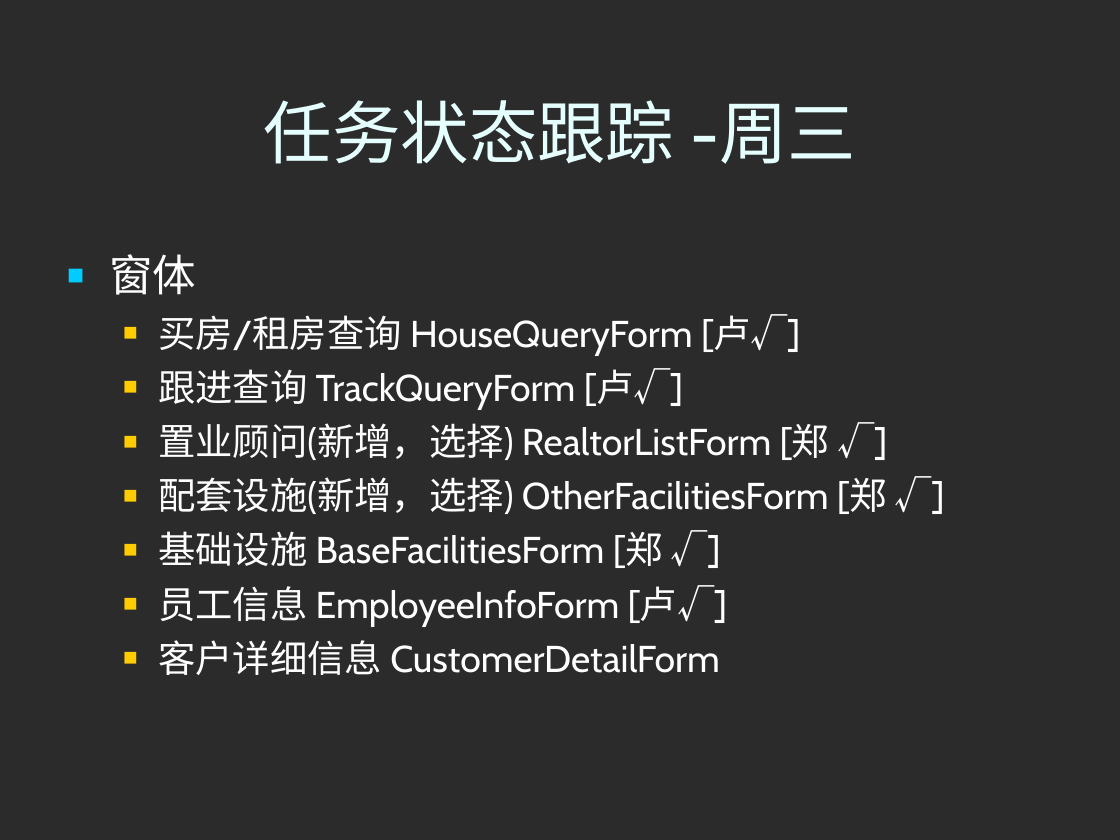
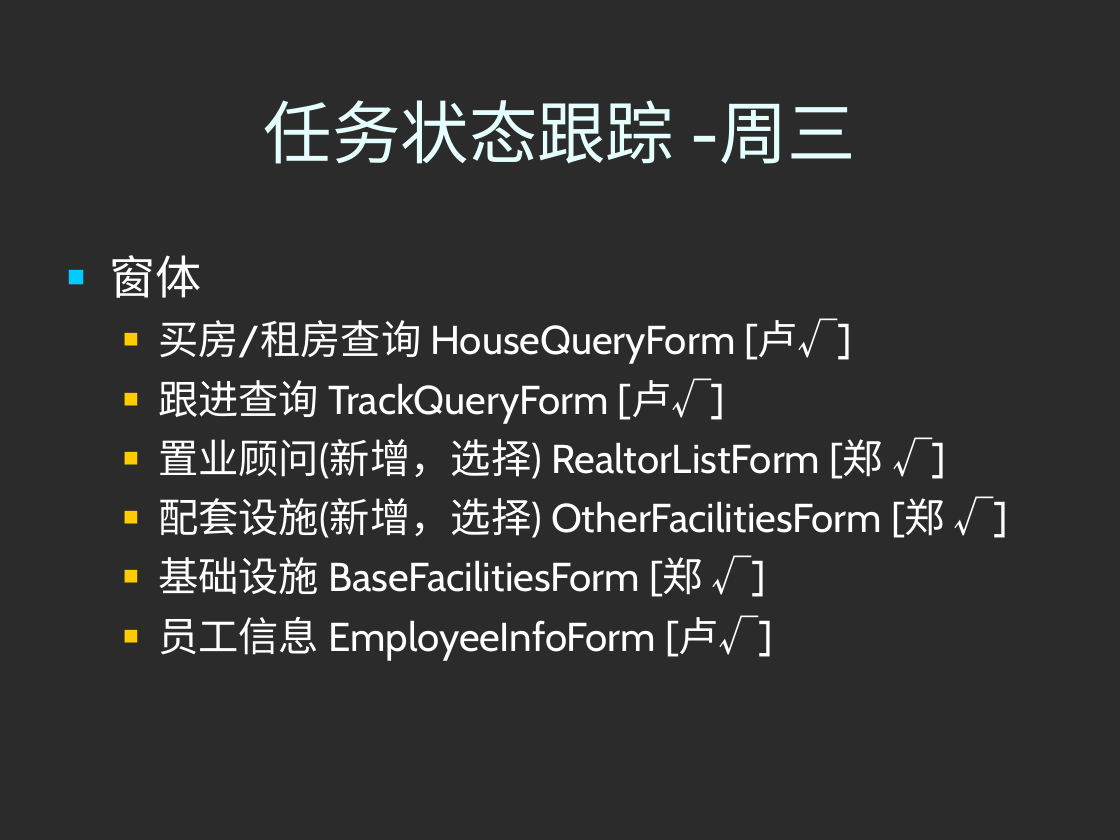
Before and after one commit to honj51/ideacode, a slide deck: slide 5 of doc/工作计划/2009Week34.ppt. Drawn at 1120x840 pixels with LibreOffice and Linux fonts; fonts in the diff are those of the drawing; background and template pictures are left out; a plain dark background stands for a picture behind light text. Boxes give left, top, right and bottom in pixels: in the first picture for what was removed or moved away, otherwise in the second. Text is boxed around its words. In the diff, an @@ line names an element or a change of style, - is before the commit and + after.

```diff
--- a/doc/工作计划/2009Week34.ppt
+++ b/doc/工作计划/2009Week34.ppt
@@ text "窗体" at (x1=109, y1=255, x2=945, y2=660): size 28 to 29.6 pt in "窗体"; size 24 to 25.9 pt; more space between paragraphs @@
@@ text at (x1=158, y1=640, x2=720, y2=675): paragraph removed @@
-  ■ 客户详细信息 CustomerDetailForm
```
Also in this commit, not shown: 3 other slides changed, 1 slide added.
